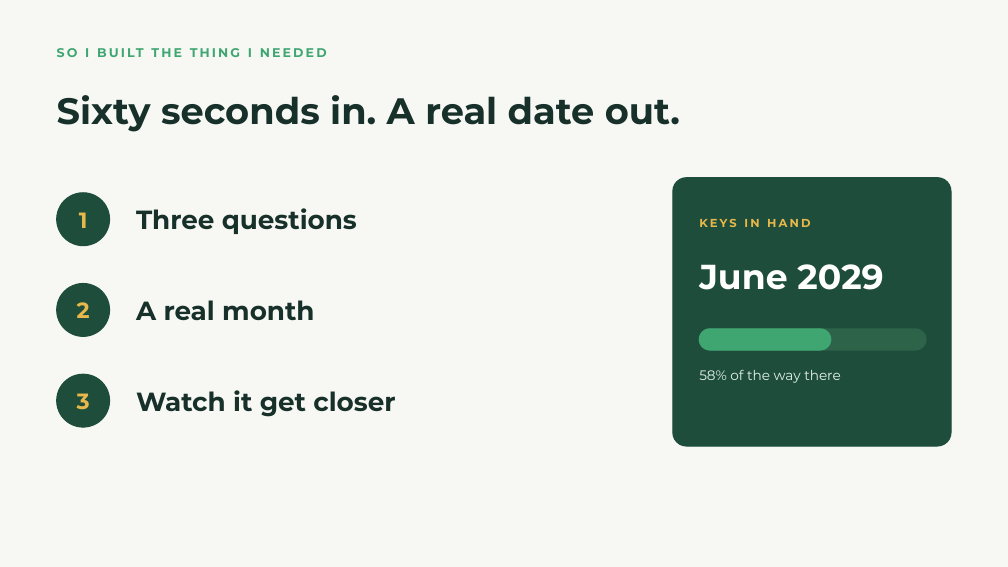
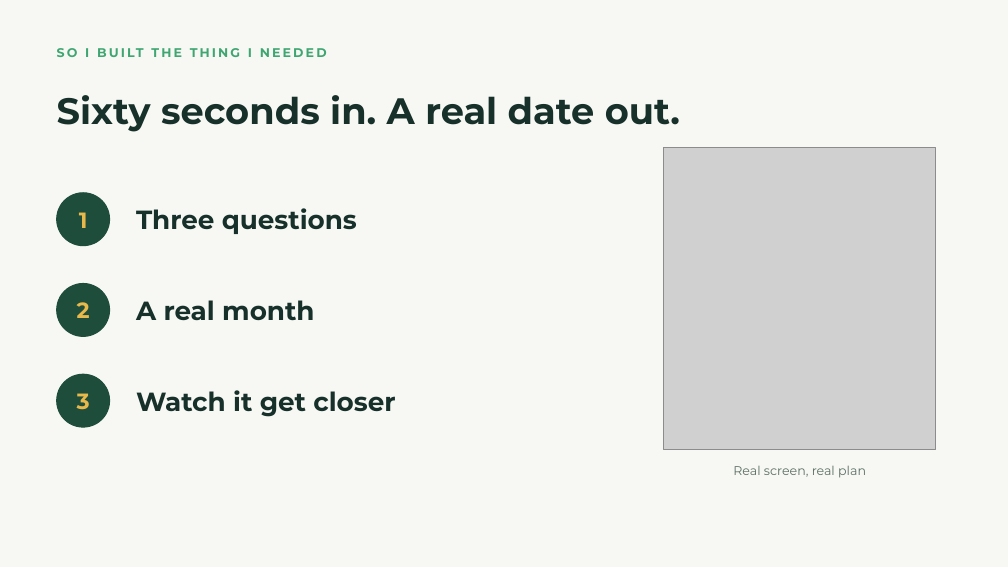
Before and after one commit to jasonmwong603/Claude-Code, a slide deck: slide 5 of apps/keydate/pitch/KeyDate-JCI-Edmonton-Montserrat.pptx. Drawn at 1008x567 pixels with LibreOffice and Linux fonts; fonts in the diff are those of the drawing; grey boxes stand for pictures. Boxes give left, top, right and bottom in pixels: in the first picture for what was removed or moved away, otherwise in the second. Text is boxed around its words. In the diff, an @@ line names an element or a change of style, - is before the commit and + after.

```diff
--- a/apps/keydate/pitch/KeyDate-JCI-Edmonton-Montserrat.pptx
+++ b/apps/keydate/pitch/KeyDate-JCI-Edmonton-Montserrat.pptx
@@ picture added at box(664, 147, 936, 450) @@
@@ rounded rectangle removed at box(673, 178, 951, 446) @@
@@ text removed at box(699, 219, 810, 227) @@
-KEYS IN HAND
@@ text removed at box(699, 264, 883, 290) @@
-June 2029
@@ rounded rectangle removed at box(699, 329, 926, 350) @@
@@ rounded rectangle removed at box(699, 329, 831, 350) @@
@@ text removed at box(699, 370, 841, 383) @@
-58% of the way there
@@ text added at box(733, 466, 866, 478), 12 pt, text #5C6F66 @@
+Real screen, real plan
```
Also in this commit, not shown: 1 other slide changed, 7 other files.
